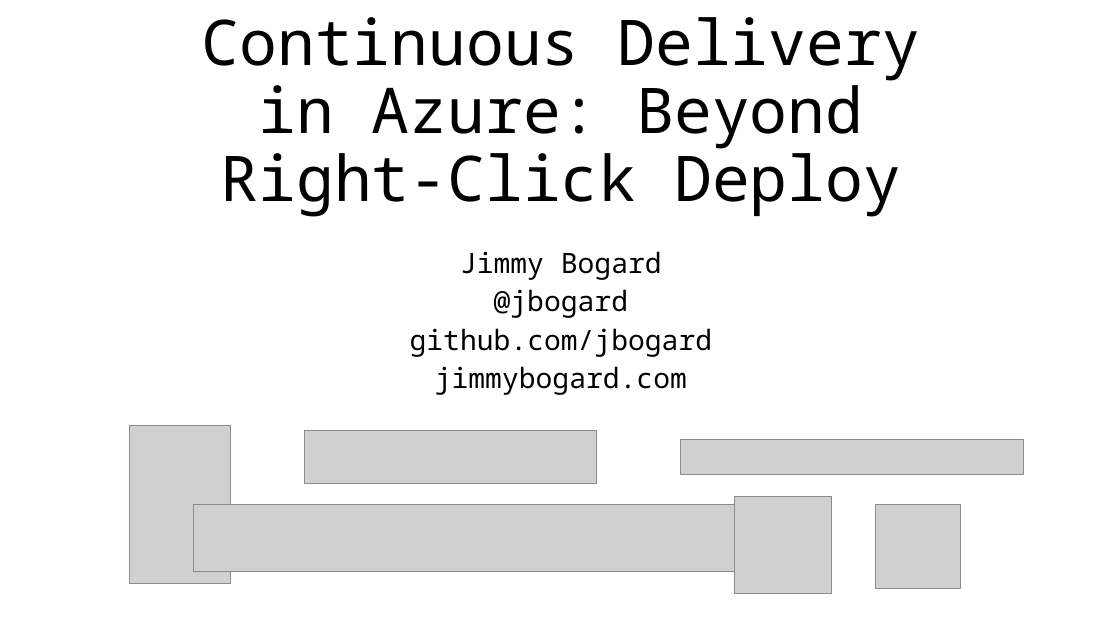
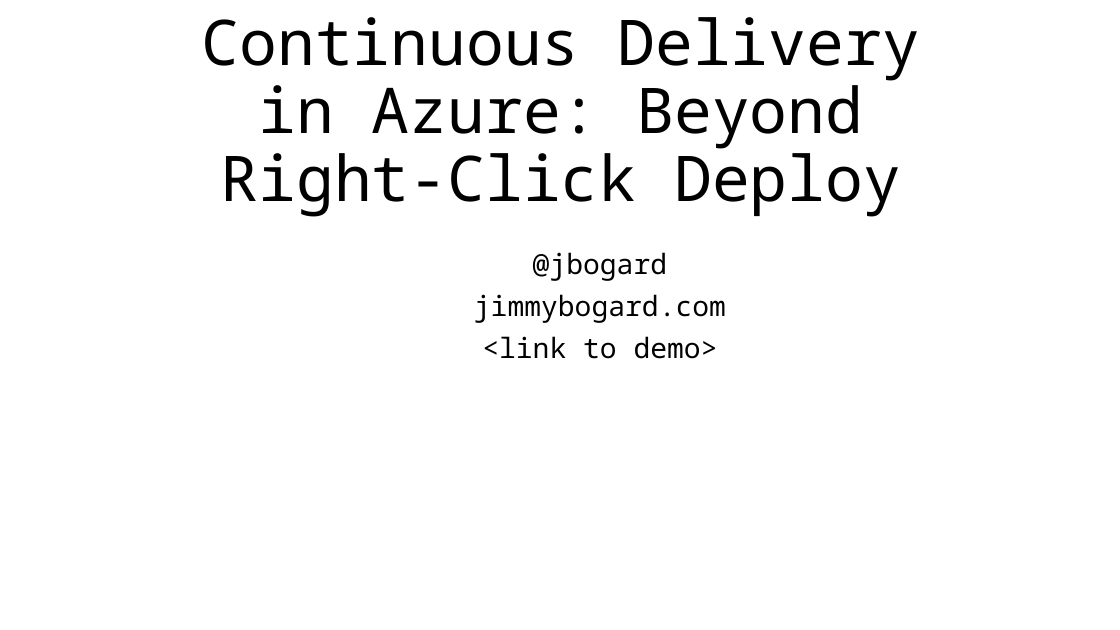
Before and after one commit to jbogard/presentations, a slide deck: slide 6 of BeyondRightClickDeploy/BeyondRightClickDeploy.pptx (slide 5 before the commit). Drawn at 1120x630 pixels with LibreOffice and Linux fonts; fonts in the diff are those of the drawing; grey boxes stand for pictures. Boxes give left, top, right and bottom in pixels: in the first picture for what was removed or moved away, otherwise in the second. Text is boxed around its words. In the diff, an @@ line names an element or a change of style, - is before the commit and + after.

Commit message:
Presentations

```diff
--- a/BeyondRightClickDeploy/BeyondRightClickDeploy.pptx
+++ b/BeyondRightClickDeploy/BeyondRightClickDeploy.pptx
@@ subtitle "@jbogard": place and size @@
-subtitle "@jbogard" at box(410, 251, 713, 395)
+subtitle "@jbogard" at box(474, 252, 726, 359)
@@ subtitle at box(460, 251, 662, 280): paragraph removed @@
-Jimmy Bogard
@@ subtitle at box(474, 252, 726, 323): line spacing 0.8 to 0.9 @@
@@ subtitle at box(410, 328, 713, 357): paragraph removed @@
-github.com/jbogard
@@ subtitle at box(482, 336, 718, 359): paragraph added @@
+<link to demo>
@@ picture removed at box(129, 426, 230, 584) @@
@@ picture removed at box(304, 430, 597, 483) @@
@@ picture removed at box(681, 439, 1023, 475) @@
@@ picture removed at box(193, 504, 749, 571) @@
@@ picture removed at box(735, 497, 832, 593) @@
@@ picture removed at box(876, 504, 960, 588) @@
```
Also in this commit, not shown: 1 slide added, 4 other files.
